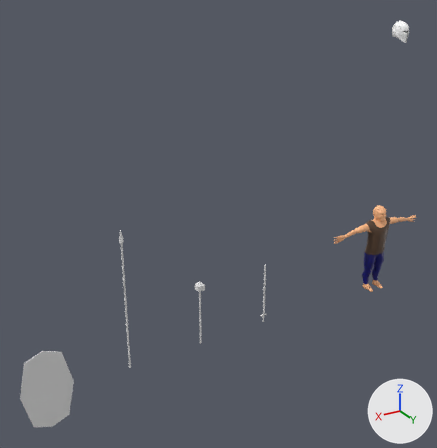
Two versions of the glTF model 3DObjects/ukkeli.glb, one commit apart.
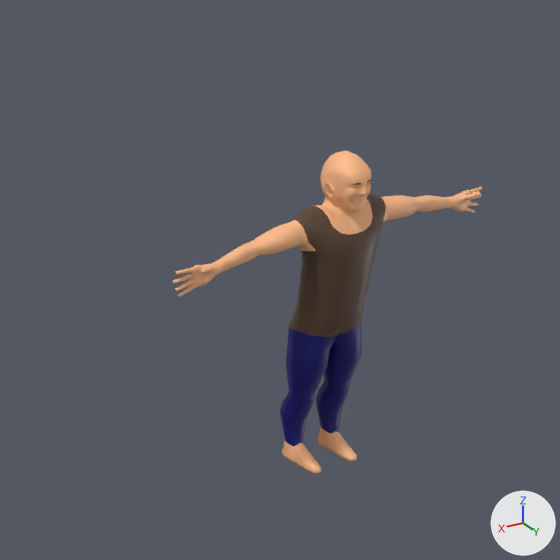
Old and new are each drawn whole from a 50 mm lens placed at (62.5, 58.7, 45.8), pointed at (26.4, -1.5, 15.7) and again close up on the part from 66% to 100% of the width and 37% to 70% of the height. Every picture has the same lights, and +X, +Y and +Z are marked at lower right.

The first close-up shows 'Ukko'.
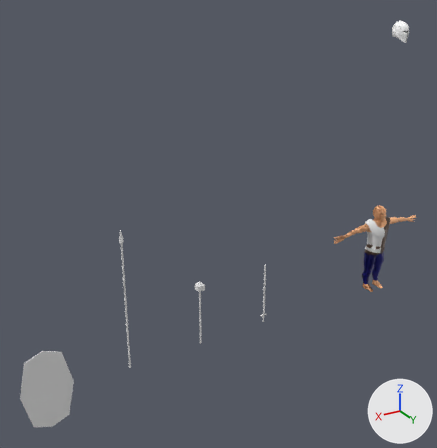
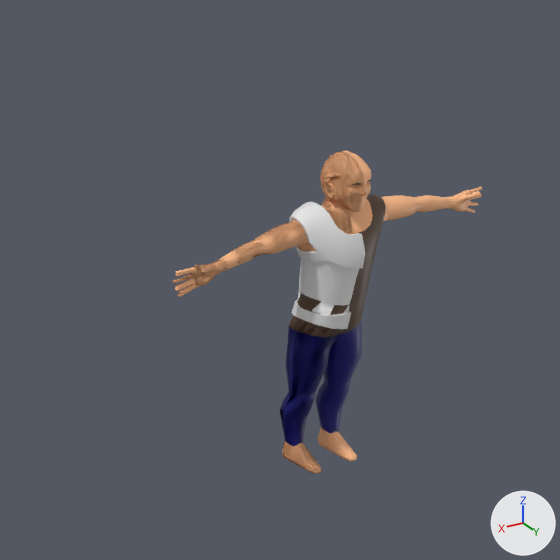
Commit message: ukkeli parantelua

The change, as a diff of the scene's bpy script:
```diff
--- a/3DObjects/ukkeli.glb.py
+++ b/3DObjects/ukkeli.glb.py
@@ mat_haarniska @@
+mat_haarniska = principled_material('Haarniska')
+mat_haarniska.base_color = (0.8, 0.8, 0.8)  # white #e7e7e7
@@ me_cube_006 @@
+me_cube_006.from_pydata(...)  # 2417 vertices, 4724 faces; spans x 0.0..8.3, y -0.91..1.77, z 0.01..13.39
+# faces by material slot: [4074, 22, 204, 70, 354]
+me_cube_006.materials.append(mat_iho)  # beige #ffbc89
+me_cube_006.materials.append(mat_paita)  # brown #58412f
+me_cube_006.materials.append(mat_housut)  # dark blue #00006b
+me_cube_006.materials.append(mat_kulmakarrvat)  # brown #6b4f3a
+me_cube_006.materials.append(mat_haarniska)  # white #e7e7e7
@@ ob_ukkohaarniska @@
+ob_ukkohaarniska = bpy.data.objects.new('UkkoHaarniska', me_cube_006)
+ob_ukkohaarniska.location = (0.0, 0.0, 0.0)
```

Changed parts and their boxes [x1, y1, x2, y2] in the close-ups (560 x 560 px):
'UkkoHaarniska', added
    after: [172, 151, 366, 474]
    faces in mat_haarniska (white #e7e7e7): [289, 202, 365, 329]
    faces in mat_iho (beige #ffbc89): [172, 151, 366, 474]
    faces in mat_housut (dark blue #00006b): [287, 329, 337, 401]
